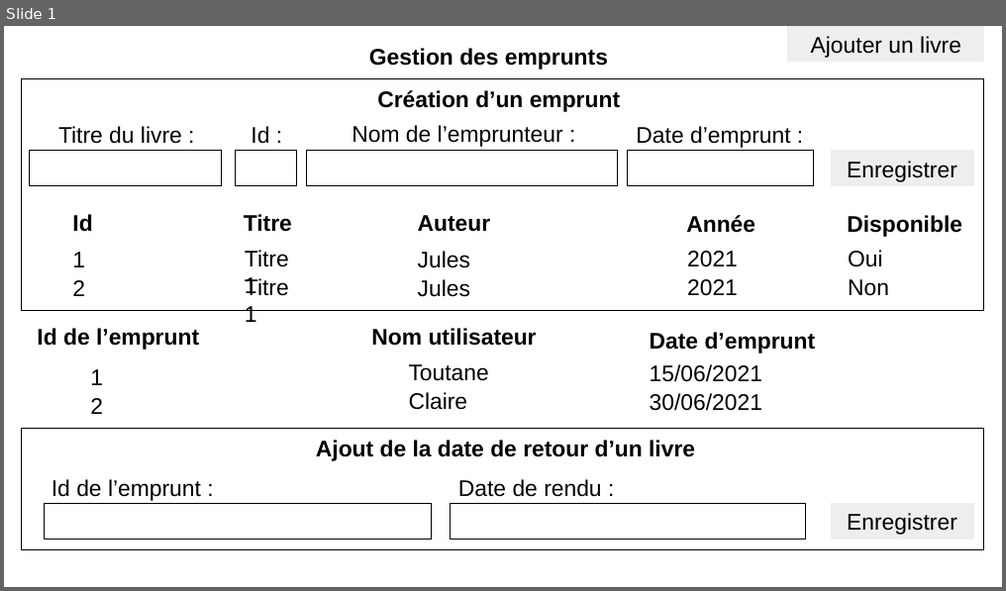
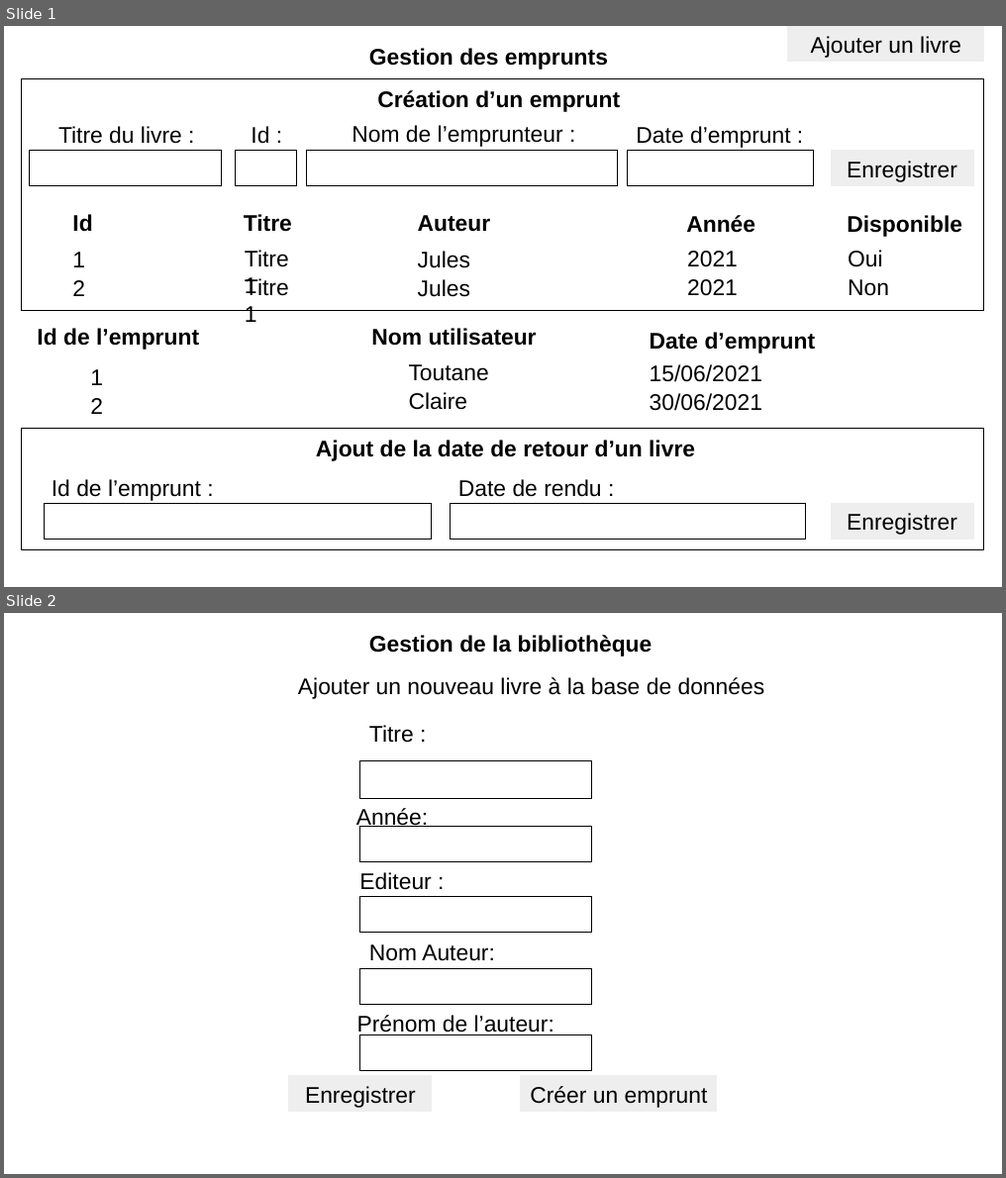
Before and after one commit to Angkna/ClaireToutaneJulesBibliotheque, a slide deck: Visuel_page_2.odp. Shown one above the other, each under a label of ours: slide 1 before the commit, slides 1 and 2 after it. The pictures are 1006x591 and 1006x1178 pixels, drawn with LibreOffice and Linux fonts; fonts in the diff are those of the drawing. Boxes give left, top, right and bottom in pixels: in the first picture for what was removed or moved away, otherwise in the second. Text is boxed around its words. In the diff, an @@ line names an element or a change of style, - is before the commit and + after.

```diff
--- a/Visuel_page_2.odp
+++ b/Visuel_page_2.odp
@@ slide 2 added at (4,613,1002,1174), background #FFFFFF @@
@@ text added at (369,635,652,657), 18 pt, text #000000, bold @@
+Gestion de la bibliothèque
@@ text added at (298,677,765,699), 18 pt, text #000000 @@
+Ajouter un nouveau livre à la base de données
@@ text added at (369,725,414,743), 18 pt, text #000000 @@
+Titre :
@@ rectangle added at (360,761,593,799), fill #FFFFFF, outline #000000 0 pt @@
@@ text added at (356,808,428,831), 18 pt, text #000000 @@
+Année:
@@ rectangle added at (360,827,593,862), fill #FFFFFF, outline #000000 0 pt @@
@@ text added at (359,872,431,890), 18 pt, text #000000 @@
+Editeur :
@@ rectangle added at (360,896,593,932), fill #FFFFFF, outline #000000 0 pt @@
@@ text added at (369,945,495,961), 18 pt, text #000000 @@
+Nom Auteur:
@@ rectangle added at (360,969,593,1005), fill #FFFFFF, outline #000000 0 pt @@
@@ text added at (357,1015,554,1038), 18 pt, text #000000 @@
+Prénom de l’auteur:
@@ rectangle added at (360,1036,593,1071), fill #FFFFFF, outline #000000 0 pt @@
@@ rectangle added at (289,1076,432,1112), fill #EEEEEE, outline #EEEEEE 0 pt, 18 pt, text #000000 @@
+Enregistrer
@@ rectangle added at (521,1076,718,1112), fill #EEEEEE, outline #EEEEEE 0 pt, 18 pt, text #000000 @@
+Créer un emprunt
```
